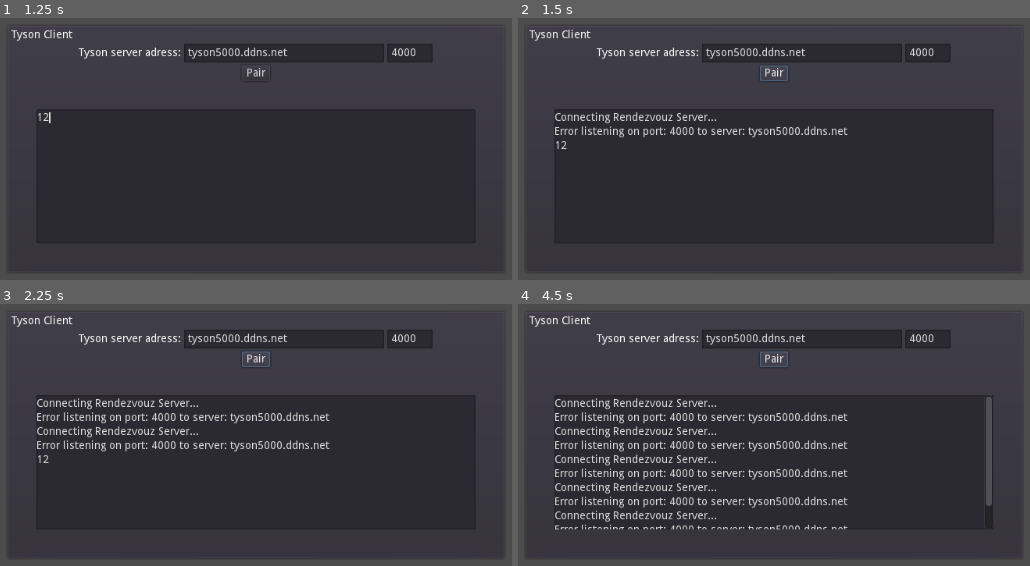
Above: before the commit, frames 1-4 (two rows, left to right).
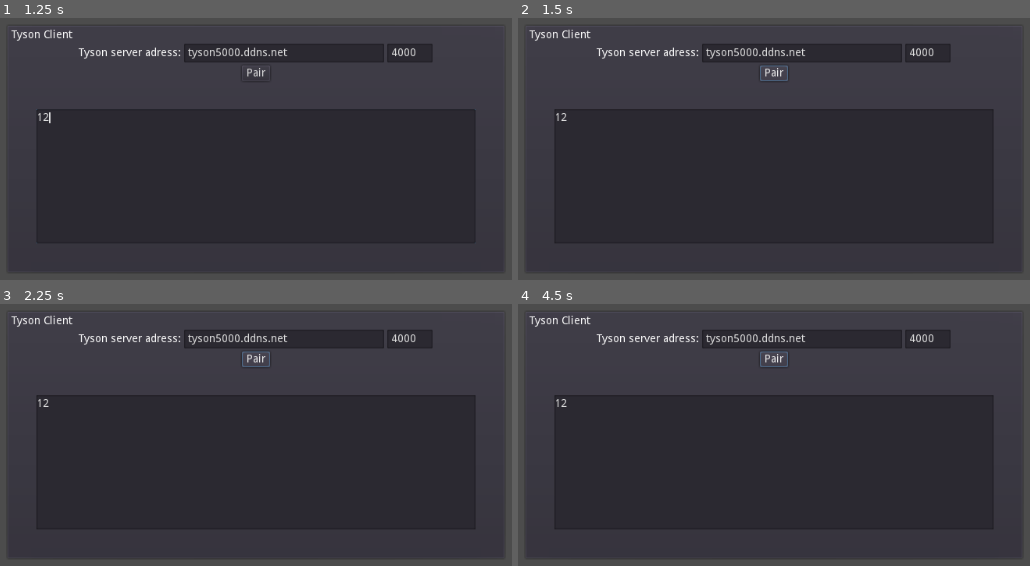
Above: after the commit, the same moments.

Repository: dalton5000/tyson
Game: Godot game, scene res://Lobby.tscn
The game is run twice, just before and just after one commit, with the same random seed, the same clock (stepped at 60 frames per second) and the same inputs.
Inputs (mouse positions are in pixels of both pictures, inside the frame that each line leads up to):
- Up to frame 1 (1.25 s): click (256, 175) at 0.52 s; type "12" at 0.6 s
- Up to frame 2 (1.5 s): click "Pair" at 1.25 s
- Up to frame 3 (2.25 s): click "Pair" at 2 s
- Up to frame 4 (4.5 s): click "Pair" at 2.75 s; tap Enter at 3.5 s; tap Space at 4.25 s

Frame 1 is identical in both runs. In frame 2, 1.4% of the frame differs, in the area x 7-65%, y 35-50%; in frame 3, 2.7%; in frame 4, 6.5%, in the area x 7-93%, y 35-87%.
Error after the commit: Invalid set index 'rendevouz_address' (on base: 'Node (udp_traversal.gd)') with value of type 'String'. (res://Lobby.gd:12)

Commit message:
read server gui

Diff:
--- a/godot-client/Lobby.gd
+++ b/godot-client/Lobby.gd
@@ -9,6 +9,8 @@
 
 
 func _on_Pair_pressed():
+	udp_traversal.rendevouz_address = $CenterContainer/PanelContainer/VBoxContainer/HBoxContainer2/Adress.text
+	udp_traversal.rendevouz_port = $CenterContainer/PanelContainer/VBoxContainer/HBoxContainer2/Port.text
 	udp_traversal.start_server_contact()
 
 
